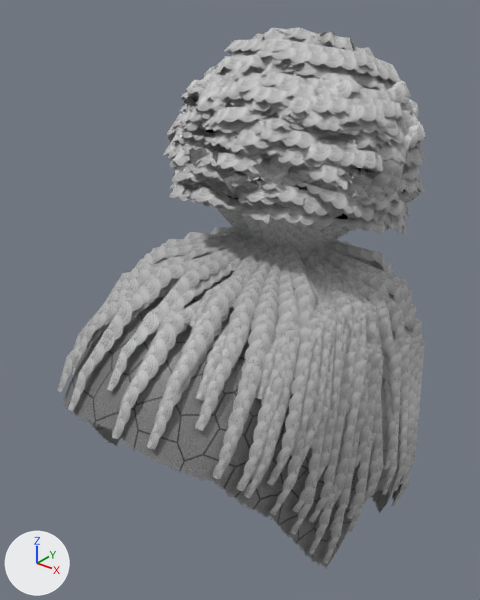
A saved change to the glTF model public/models/doll/hair-braid-bun-m.glb.
Before and after are seen from a 50 mm lens placed at (0.181, -0.282, 1.904), pointed at (-0.008, -0.045, 1.758). The lights are fixed; the arrows at lower left show +X, +Y and +Z. The older version comes first.

The first picture shows 'Hair_braid-bun'.
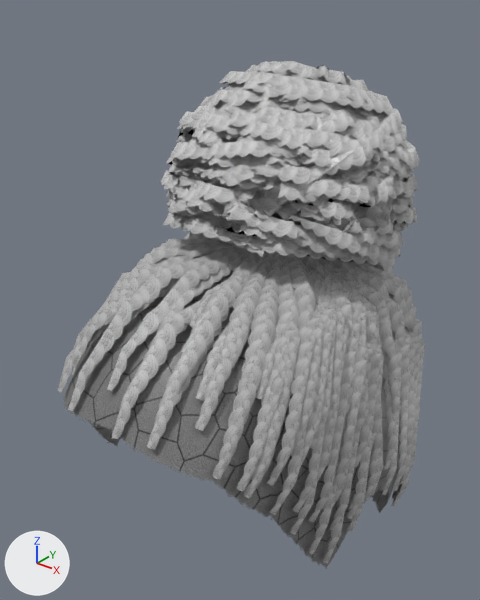
Pixel boxes (x1, y1, x2, y2) of what changed, in the pictures (480 x 600 px; the box of a moved part takes in the faces that stretch with it):
'Hair_braid-bun', reshaped (6% shorter): before (58, 27, 426, 568); after (58, 61, 425, 568)
part 1 of me_hair_braid_bun_005, moved or reshaped: before (165, 27, 426, 482); after (165, 61, 423, 492)
part 2 of me_hair_braid_bun_005, surface changed: before (163, 28, 425, 251); after (160, 61, 419, 265)
part 3 of me_hair_braid_bun_005, recoloured: before (169, 164, 410, 234); after (163, 197, 404, 265)

Edits to the bpy script that builds the scene:
```text
Change me_hair_braid_bun_005:
    used by ob_hair_braid_bun; location = (0.0, 0.0, 0.0)
    remove me_hair_braid_bun_005.from_pydata(...)  # 5962 vertices, 7344 faces; spans x -0.083..0.083, y -0.146..0.061, z 1.618..1.885
    add me_hair_braid_bun_005.from_pydata(...)  # 5944 vertices, 7320 faces; spans x -0.083..0.083, y -0.146..0.061, z 1.618..1.871
    me_hair_braid_bun_005 part 1: 2640 vertices moved from x -0.066..0.064, y -0.078..0.05, z 1.775..1.885 to x -0.064..0.064, y -0.082..0.046, z 1.767..1.871; 564 vertices removed from x -0.061..0.072, y -0.076..0.049, z 1.757..1.885; 546 vertices added at x -0.064..0.071, y -0.078..0.045, z 1.757..1.87
    me_hair_braid_bun_005 part 2: 3129 kept faces spanning x -0.064..0.064, y -0.082..0.046, z 1.767..1.871 get new texture (UV) coordinates
    me_hair_braid_bun_005 part 3: 380 kept faces spanning x -0.063..0.063, y -0.081..0.041, z 1.767..1.82 get new vertex colours; the middle colour goes from white #f0f0f0 to white #ebebeb
```
